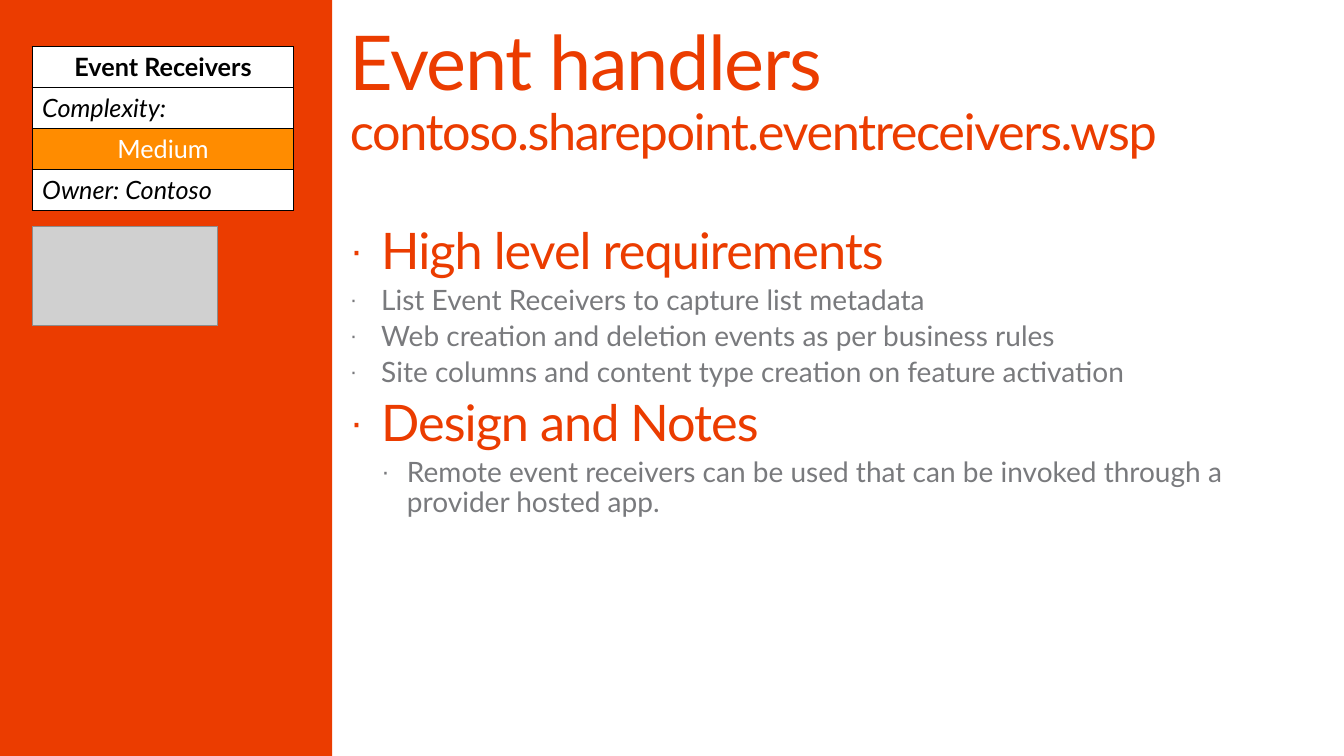
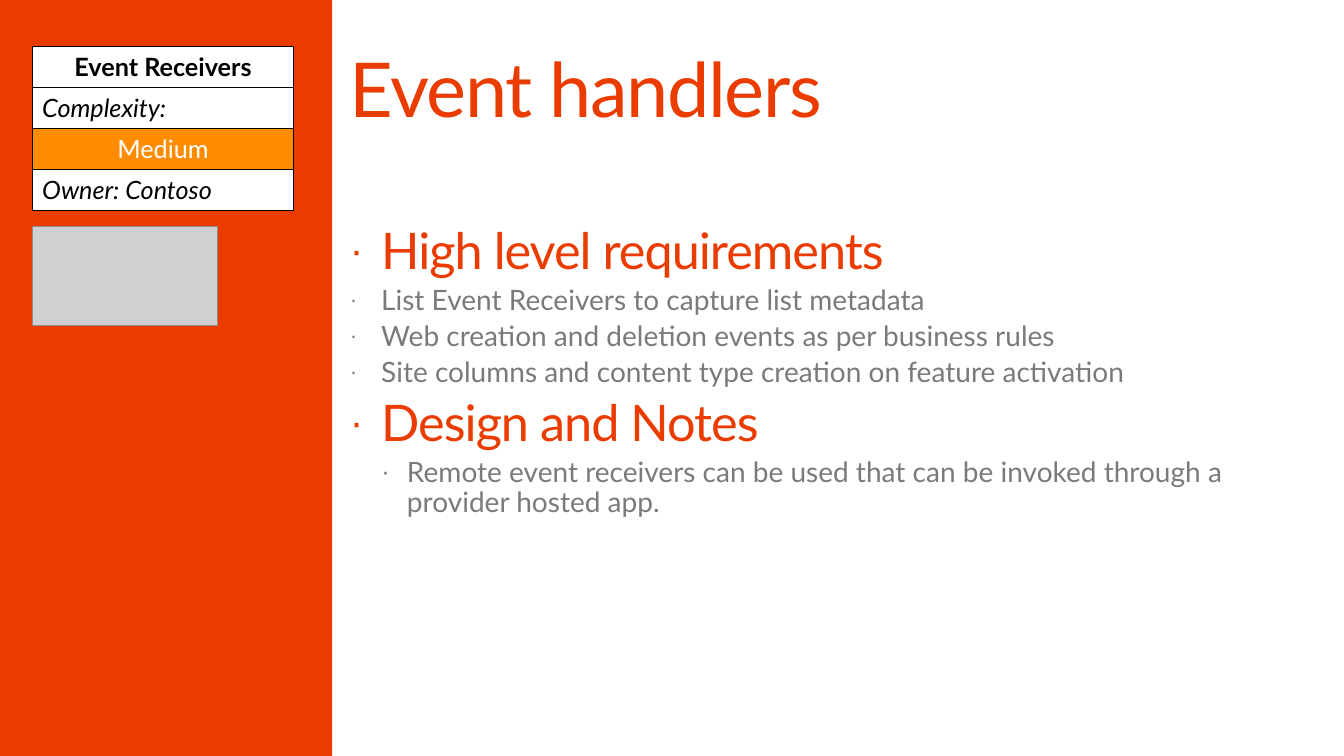
Before and after one commit to SharePoint/PnP-Guidance, a slide deck: slide 15 of PnP Transformation Process/Samples/PnP Transformation - Solution Design Report - Contoso.pptx. Drawn at 1344x756 pixels with LibreOffice and Linux fonts; fonts in the diff are those of the drawing; grey boxes stand for pictures; background and template pictures are left out. Boxes give left, top, right and bottom in pixels: in the first picture for what was removed or moved away, otherwise in the second. Text is boxed around its words. In the diff, an @@ line names an element or a change of style, - is before the commit and + after.

```diff
--- a/PnP Transformation Process/Samples/PnP Transformation - Solution Design Report - Contoso.pptx
+++ b/PnP Transformation Process/Samples/PnP Transformation - Solution Design Report - Contoso.pptx
@@ title at <box>350,61,822,118</box>: text changed; size 36 to 54 pt @@
-Event handlers
-contoso.sharepoint.eventreceivers.wsp
+Event handlers
```
Also in this commit, not shown: 3 other slides changed, 1 other file.
